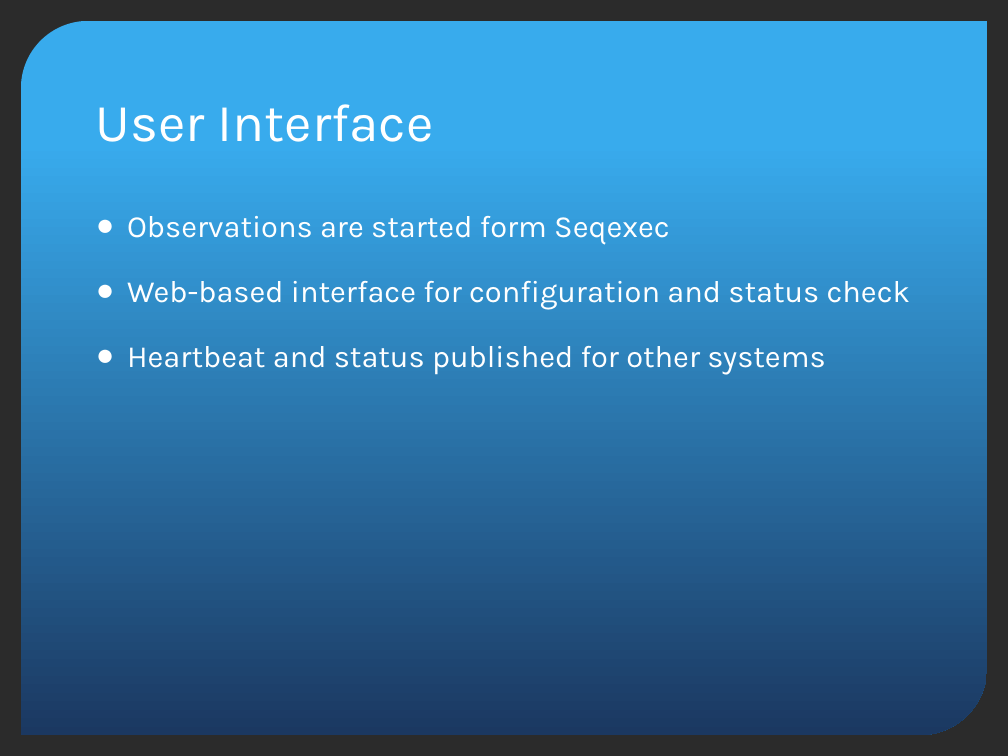
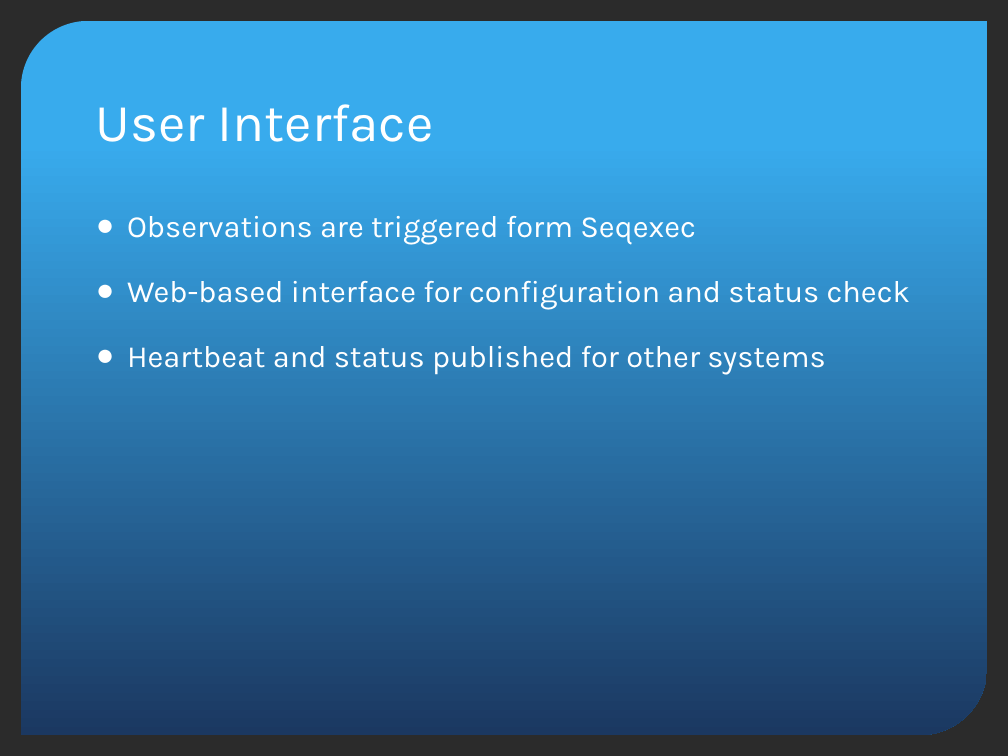
Before and after one commit to jluhrs/gmp, a slide deck: slide 20 of gds-api/src/main/doc/GDSDesignReview.pptx. Drawn at 1008x756 pixels with LibreOffice and Linux fonts; fonts in the diff are those of the drawing; background and template pictures are left out; a plain dark background stands for a picture behind light text. Boxes give left, top, right and bottom in pixels: in the first picture for what was removed or moved away, otherwise in the second. Text is boxed around its words. In the diff, an @@ line names an element or a change of style, - is before the commit and + after.

Commit message:
Fixed observation events table and general rewie

```diff
--- a/gds-api/src/main/doc/GDSDesignReview.pptx
+++ b/gds-api/src/main/doc/GDSDesignReview.pptx
@@ text at box(127, 216, 696, 245): text changed @@
-● Observations are started form Seqexec
+● Observations are triggered form Seqexec
```
Also in this commit, not shown: 6 other slides changed, 4 slides added, 3 slides removed.
